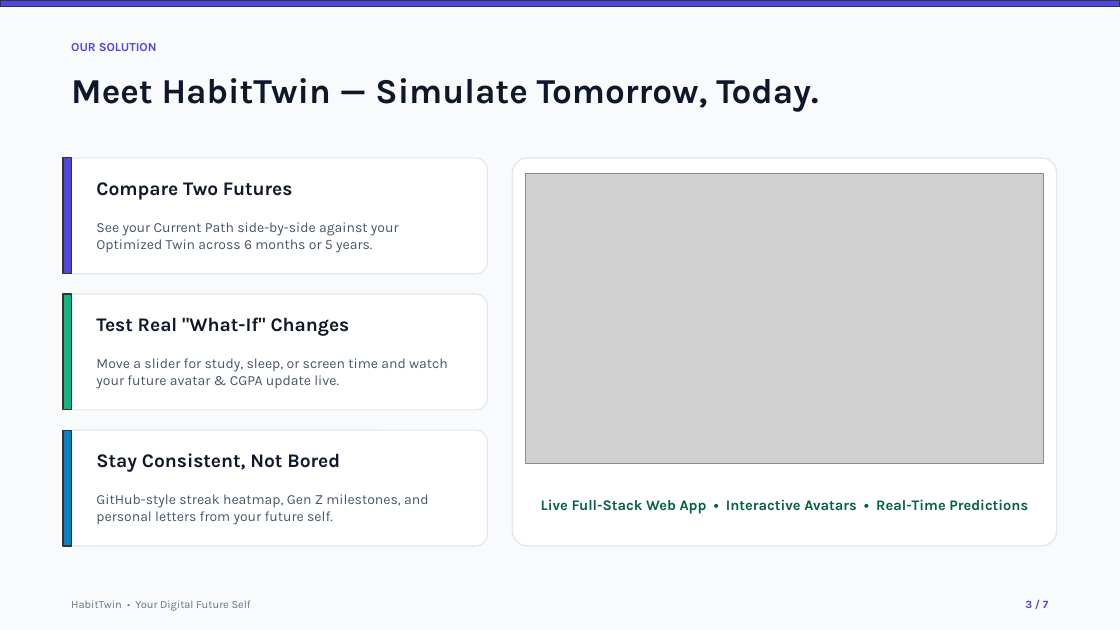
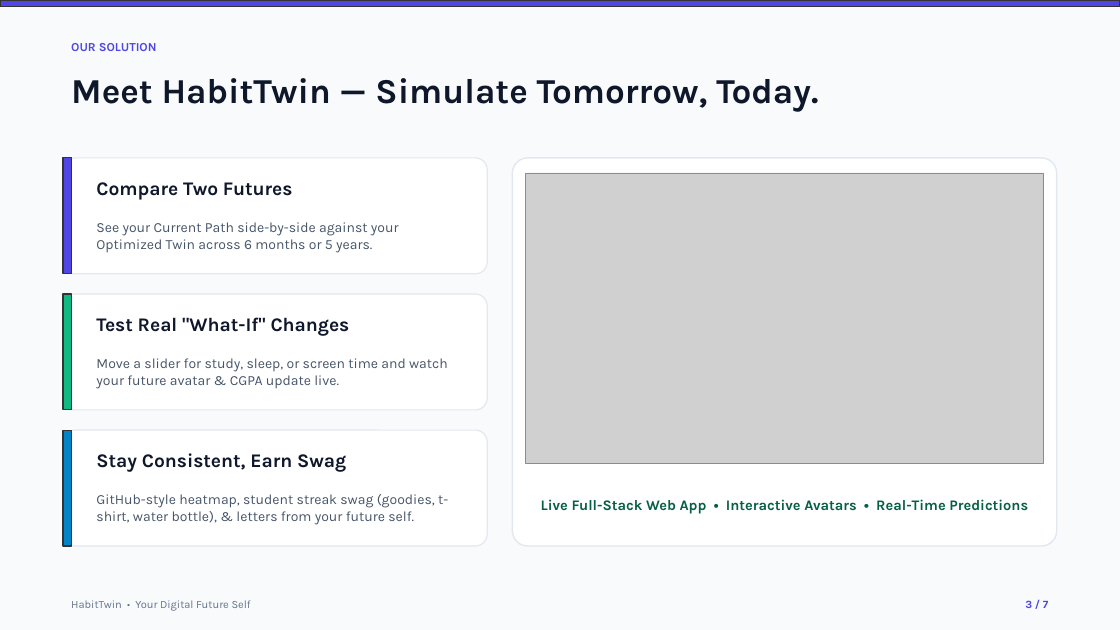
Before and after one commit to manas-3321/HabitTwin, a slide deck: slide 3 of HabitTwin_Presentation.pptx. Drawn at 1120x630 pixels with LibreOffice and Linux fonts; fonts in the diff are those of the drawing; grey boxes stand for pictures. Boxes give left, top, right and bottom in pixels: in the first picture for what was removed or moved away, otherwise in the second. Text is boxed around its words. In the diff, an @@ line names an element or a change of style, - is before the commit and + after.

```diff
--- a/HabitTwin_Presentation.pptx
+++ b/HabitTwin_Presentation.pptx
@@ text at [96,453,346,472]: text changed @@
-Stay Consistent, Not Bored
+Stay Consistent, Earn Swag
@@ text at [96,494,448,525]: text changed @@
-GitHub-style streak heatmap, Gen Z milestones, and personal letters from your future self.
+GitHub-style heatmap, student streak swag (goodies, t-shirt, water bottle), & letters from your future self.
```
Also in this commit, not shown: 5 other slides changed, 28 other files.
